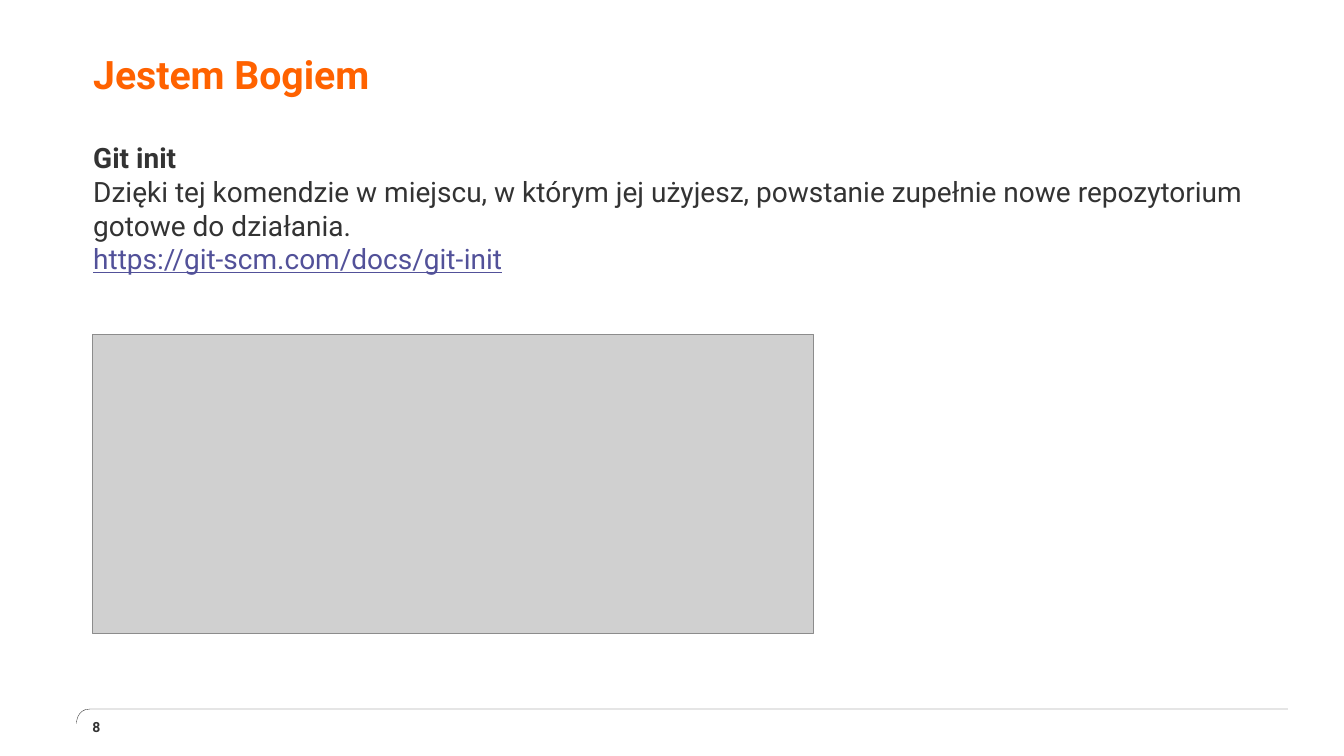
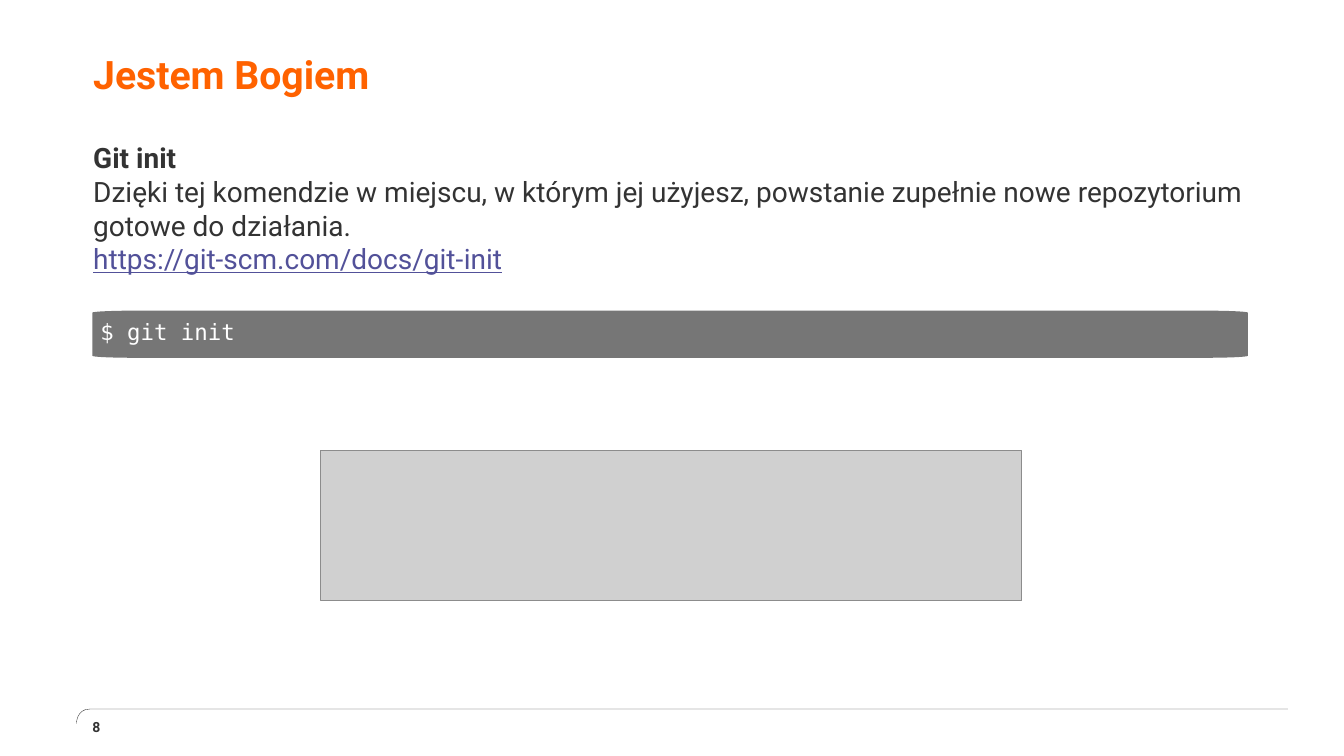
Before and after one commit to grazin/git_materialy, a slide deck: slide 8 of prezentacja/How git are you.pptx. Drawn at 1344x756 pixels with LibreOffice and Linux fonts; fonts in the diff are those of the drawing; grey boxes stand for pictures; background and template pictures are left out. Boxes give left, top, right and bottom in pixels: in the first picture for what was removed or moved away, otherwise in the second. Text is boxed around its words. In the diff, an @@ line names an element or a change of style, - is before the commit and + after.

```diff
--- a/prezentacja/How git are you.pptx
+++ b/prezentacja/How git are you.pptx
@@ freeform shape added at [93, 311, 1248, 358], fill #767676, 16 pt, text #FFFFFF @@
+$ git init
@@ picture removed at [93, 335, 815, 634] @@
@@ picture added at [321, 451, 1021, 602] @@
```
Also in this commit, not shown: 5 other slides changed, 5 slides added, 1 slide removed, 11 other files.
